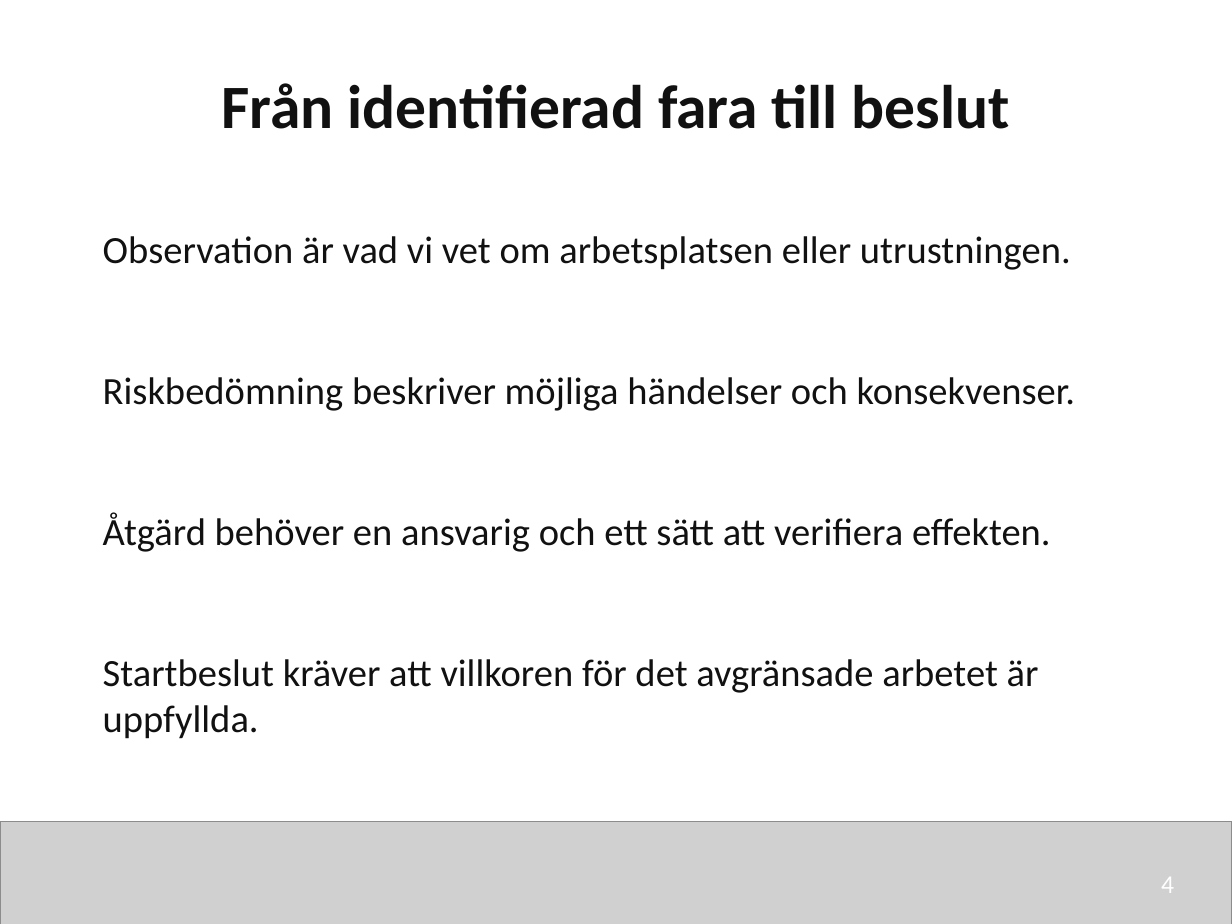
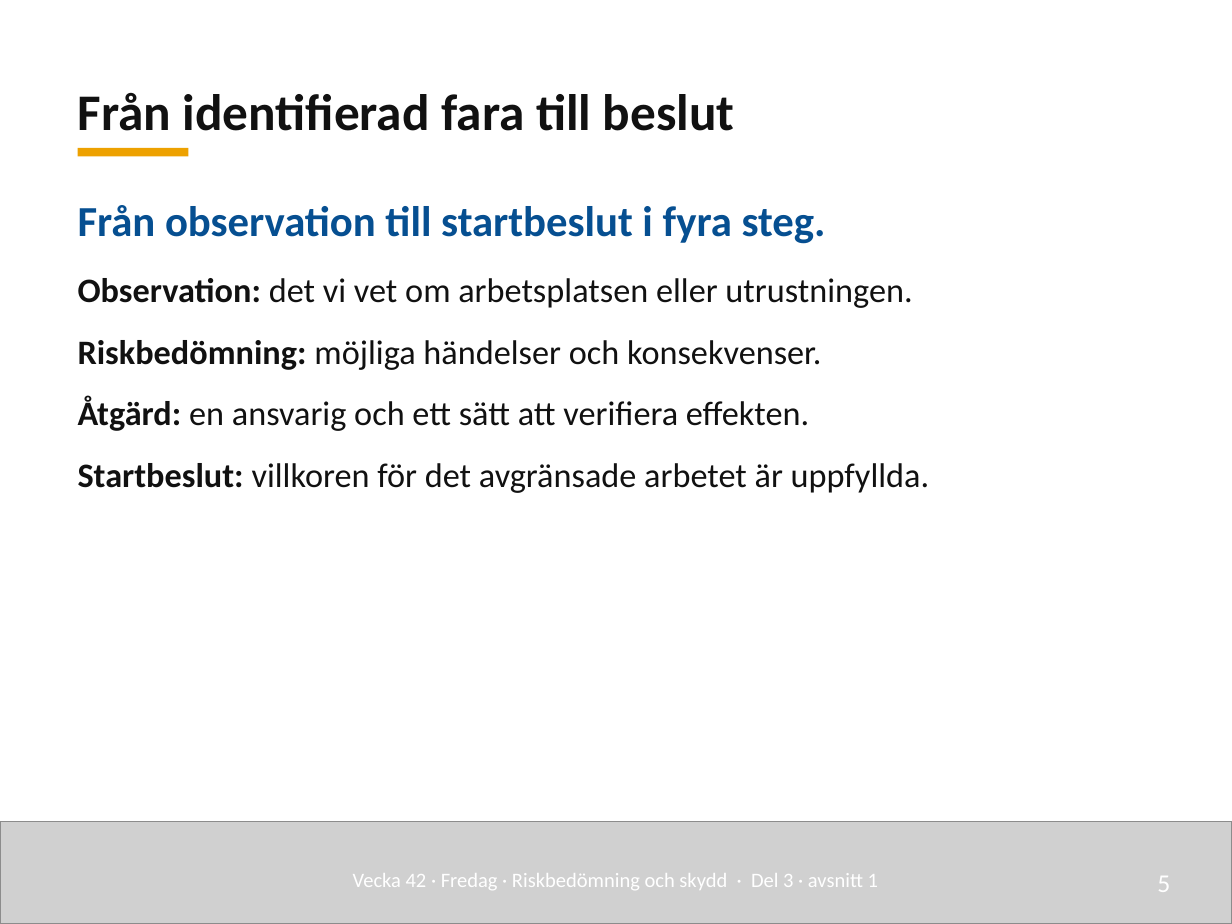
Before and after one commit to nj22az/nj22az.github.io, a slide deck: slide 5 of sjoskolan/vecka-42/aktuell/v42_03_Riskbedomning_och_skydd_elev.pptx (slide 4 before the commit). Drawn at 1232x924 pixels with LibreOffice and Linux fonts; fonts in the diff are those of the drawing; grey boxes stand for pictures. Boxes give left, top, right and bottom in pixels: in the first picture for what was removed or moved away, otherwise in the second. Text is boxed around its words. In the diff, an @@ line names an element or a change of style, - is before the commit and + after.

```diff
--- a/sjoskolan/vecka-42/aktuell/v42_03_Riskbedomning_och_skydd_elev.pptx
+++ b/sjoskolan/vecka-42/aktuell/v42_03_Riskbedomning_och_skydd_elev.pptx
@@ text "Från identifierad fara till beslut": place and size @@
-text "Från identifierad fara till beslut" at <box>221,83,1010,129</box>
+text "Från identifierad fara till beslut" at <box>78,93,735,131</box>
@@ text "Från identifierad fara till beslut" at <box>78,93,735,131</box>: size 36 to 30 pt; alignment centre to left; line spacing 1 to 1.08; vertical alignment top to bottom @@
@@ rectangle added at <box>78,148,188,156</box>, fill #EDA100 @@
@@ text added at <box>78,205,930,493</box>, 20 pt, text #111111 @@
+Från observation till startbeslut i fyra steg.
+Observation: det vi vet om arbetsplatsen eller utrustningen.
+Riskbedömning: möjliga händelser och konsekvenser.
+Åtgärd: en ansvarig och ett sätt att verifiera effekten.
+Startbeslut: villkoren för det avgränsade arbetet är uppfyllda.
@@ text removed at <box>103,236,1071,270</box> @@
-Observation är vad vi vet om arbetsplatsen eller utrustningen.
@@ text removed at <box>103,377,1076,411</box> @@
-Riskbedömning beskriver möjliga händelser och konsekvenser.
@@ text removed at <box>103,513,1051,552</box> @@
-Åtgärd behöver en ansvarig och ett sätt att verifiera effekten.
@@ text removed at <box>103,659,1039,739</box> @@
-Startbeslut kräver att villkoren för det avgränsade arbetet är uppfyllda.
@@ text added at <box>353,873,878,890</box>, 12 pt, text #FFFFFF @@
+Vecka 42 · Fredag · Riskbedömning och skydd · Del 3 · avsnitt 1
@@ text added at <box>1157,876,1170,892</box>, 15 pt, text #FFFFFF @@
+5
@@ text removed at <box>1161,877,1174,893</box> @@
-4
```
Also in this commit, not shown: 9 other slides changed, 11 slides added, 26 slides removed, 49 other files.
